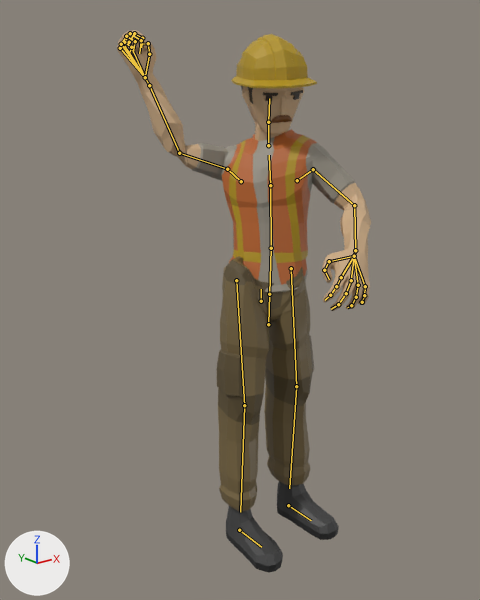
The glTF model public/assets/models/worker.glb, before and after one commit.
Both versions are drawn from a 50 mm lens placed at (-1.415, -1.68, 1.55), pointed at (-0.083, -0.016, 0.884). The axes (+X, +Y, +Z) are drawn at lower left. The lights are the same throughout. The first picture is the older version. Both versions are drawn at frame 0 of the action 'TreeChopping_Loop'; the numbers are the values there. The bones that change, and the others that lie on the model, are drawn over the model as lines.

In view in the first picture: 'Worker_Body', 'Worker_Feet', 'Worker_Head', 'Worker_Legs'.
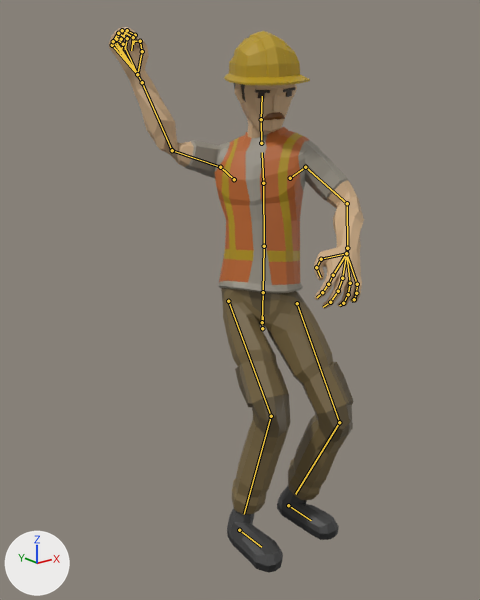
What the commit changed:
Bone 'Body' (bone_body) moves from (0.0, 0.0, 0.0) to (0.049, -0.124, -0.047).
Bone 'Body' (bone_body) turns from (0, 0, 0) to (-8, -45, 0) degrees about its own x, y and z.
Bone 'Hips' (bone_hips) moves from (0.051, -0.12, -0.066) to (0.0, 0.0, 0.0).
Bone 'Hips' (bone_hips) turns from (-5, -45, -8) to (0, 0, 0) degrees about its own x, y and z.
Bone 'UpperLeg.L' (bone_upperleg_l) turns from (0, 0, 0) to (-22, 2, 10) degrees about its own x, y and z.
Bone 'LowerLeg.L' (bone_lowerleg_l) turns from (0, 0, 0) to (35, -12, 36) degrees about its own x, y and z.
Bone 'UpperLeg.R' (bone_upperleg_r) turns from (0, 0, 0) to (23, 4, -20) degrees about its own x, y and z.
Bone 'LowerLeg.R' (bone_lowerleg_r) turns from (0, 0, 0) to (32, -10, 33) degrees about its own x, y and z.

Where the change shows, as pixel boxes [x1, y1, x2, y2] in the pictures (480 x 600 px):
'Worker_Body', posed: before [117, 30, 371, 311]; after [109, 27, 364, 308]
'Worker_Legs', posed (37% wider, 12% shorter): before [217, 256, 314, 512]; after [221, 288, 354, 514]
'Worker_Head', posed: before [232, 34, 317, 141]; after [224, 31, 310, 138]
'Worker_Feet', posed: before [226, 481, 339, 573]; after [227, 486, 339, 573]
bone 'Body', root to tip: before (261, 301) to (261, 289); after (262, 328) to (263, 316)
bone 'Hips', root to tip: before (268, 324) to (269, 294); after (262, 322) to (263, 292)
bone 'UpperLeg.L', root to tip: before (291, 268) to (296, 386); after (297, 303) to (339, 422)
bone 'LowerLeg.L', root to tip: before (296, 386) to (289, 488); after (339, 422) to (295, 494)
bone 'UpperLeg.R', root to tip: before (236, 280) to (244, 405); after (228, 301) to (271, 416)
bone 'LowerLeg.R', root to tip: before (244, 405) to (240, 512); after (271, 416) to (244, 514)
